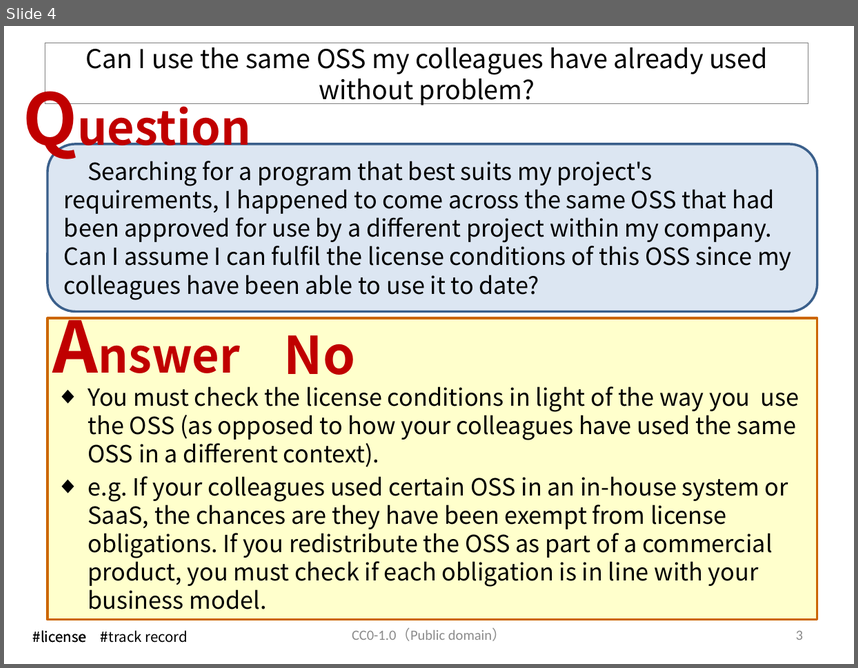
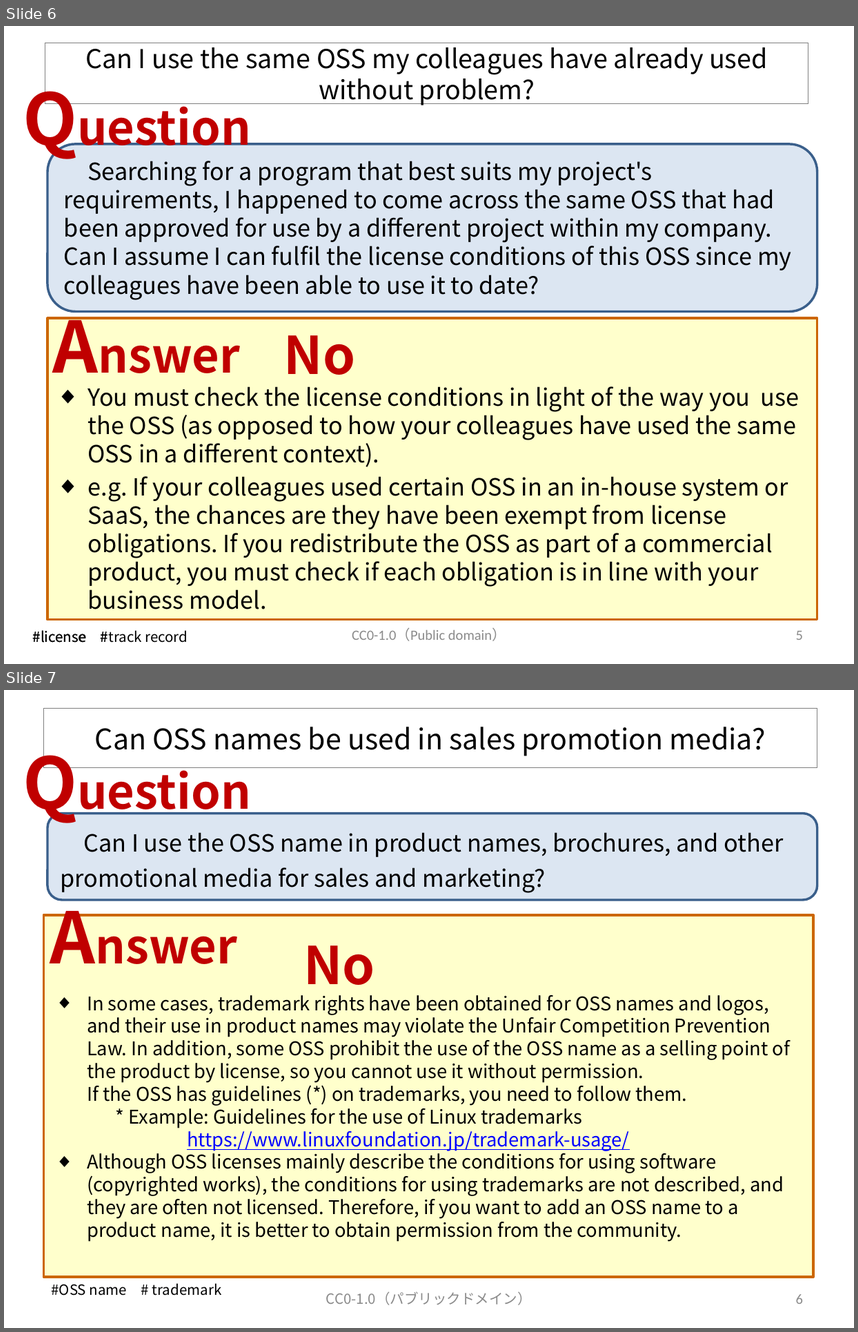
Before and after one commit to OpenChain-Project/OpenChain-JWG, a slide deck: Education_Material/FAQ/Misunderstandings_of_OSS_licenses_CC0.pptx. Shown one above the other, each under a label of ours: slide 4 before the commit, slides 6 and 7 after it. The pictures are 858x668 and 858x1332 pixels, drawn with LibreOffice and Linux fonts; fonts in the diff are those of the drawing. Boxes give left, top, right and bottom in pixels: in the first picture for what was removed or moved away, otherwise in the second. Text is boxed around its words. In the diff, an @@ line names an element or a change of style, - is before the commit and + after.

Commit message:
Frequent Misunderstandings of OSS licenses V6

```diff
--- a/Education_Material/FAQ/Misunderstandings_of_OSS_licenses_CC0.pptx
+++ b/Education_Material/FAQ/Misunderstandings_of_OSS_licenses_CC0.pptx
@@ slide 7 added at box(4, 690, 854, 1328), background #FFFFFF @@
@@ title added at box(43, 709, 817, 768), outline #808080 0.75 pt, 24 pt, text #000000 @@
+Can OSS names be used in sales promotion media?
@@ text added at box(14, 734, 275, 829), 40 pt, text #C00000, bold @@
+Question
@@ rounded rectangle added at box(47, 814, 818, 900), fill #DCE6F2, outline #3A5F8C 2 pt, 20 pt, text #000000 @@
+Can I use the OSS name in product names, brochures, and other promotional media for sales and marketing?
@@ text added at box(41, 888, 265, 983), 40 pt, text #C00000, bold @@
+Answer
@@ rectangle added at box(43, 914, 813, 1276), fill #FFFFCC, outline #CC6600 2 pt @@
@@ text added at box(303, 945, 375, 997), 44 pt, text #C00000, bold @@
+No
@@ text added at box(87, 995, 790, 1241), 16 pt, text #000000 @@
+◆ In some cases, trademark rights have been obtained for OSS names and logos, and their use in product names may violate the Unfair Competition Prevention Law. In addition, some OSS prohibit the use of the OSS name as a selling point of the product by license, so you cannot use it without permission.
+  If the OSS has guidelines (*) on trademarks, you need to follow them.
+* Example: Guidelines for the use of Linux trademarks
+https://www.linuxfoundation.jp/trademark-usage/
+◆ Although OSS licenses mainly describe the conditions for using software (copyrighted works), the conditions for using trademarks are not described, and they are often not licensed. Therefore, if you want to add an OSS name to a product name, it is better to obtain permission from the community.
@@ text added at box(51, 1283, 222, 1295), 12 pt, text #000000 @@
+#OSS name # trademark
@@ text added at box(326, 1291, 532, 1305), 12 pt, text #8C8C8C @@
+CC0-1.0（パブリックドメイン）
@@ page number added at box(796, 1294, 803, 1303), 12 pt, text #8C8C8C @@
+6
@@ what was slide 4 is now slide 6 @@
@@ page number at box(796, 630, 803, 639): text changed @@
-3
+5
```
Also in this commit, not shown: 22 slides changed, 12 other slides added.
